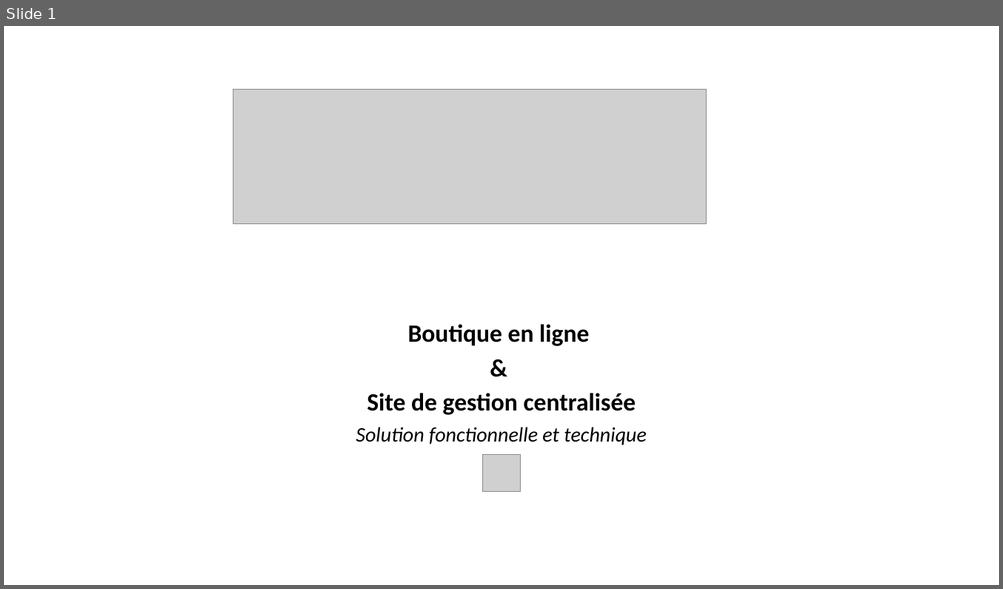
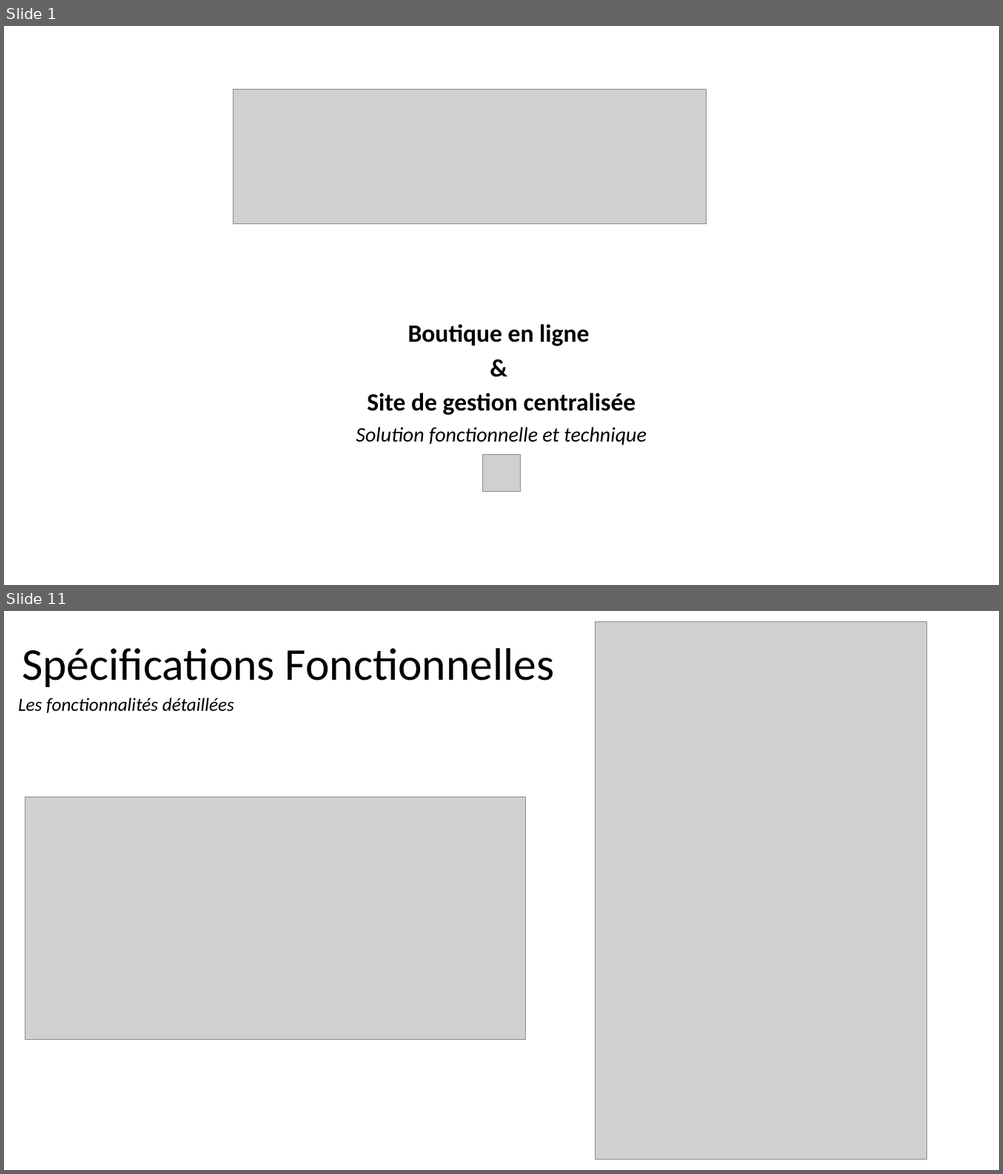
Before and after one commit to StephenAOGOLO/P4_Analysez_les_besoins, a slide deck: Projet_4_Solution_fonctionnelle_et_technique.pptx. Shown one above the other, each under a label of ours: slide 1 before the commit, slides 1 and 11 after it; the slides between them are not shown. The pictures are 1003x589 and 1003x1174 pixels, drawn with LibreOffice and Linux fonts; fonts in the diff are those of the drawing; grey boxes stand for pictures. Boxes give left, top, right and bottom in pixels: in the first picture for what was removed or moved away, otherwise in the second. Text is boxed around its words. In the diff, an @@ line names an element or a change of style, - is before the commit and + after.

Commit message:
19th commit - on branch 1.2 - Updating file " fonctionnelle et technique"

```diff
--- a/Projet_4_Solution_fonctionnelle_et_technique.pptx
+++ b/Projet_4_Solution_fonctionnelle_et_technique.pptx
@@ slide 11 added at box(4, 611, 999, 1170), background #FFFFFF @@
@@ picture added at box(595, 621, 927, 1160) @@
@@ title added at box(22, 648, 554, 687), 44 pt, text #000000 @@
+Spécifications Fonctionnelles
@@ text added at box(18, 698, 234, 713), 18 pt, text #000000, italic @@
+Les fonctionnalités détaillées
@@ picture added at box(25, 797, 526, 1040) @@
```
Also in this commit, not shown: 1 slide changed, 16 other slides added.
